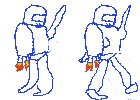
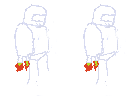
The second 140x100 image is a revision of the first. Changes to its layers:
painted on "fotograma2" over [78, 4, 138, 100]
painted on "fotograma1" over [14, 4, 66, 96]
